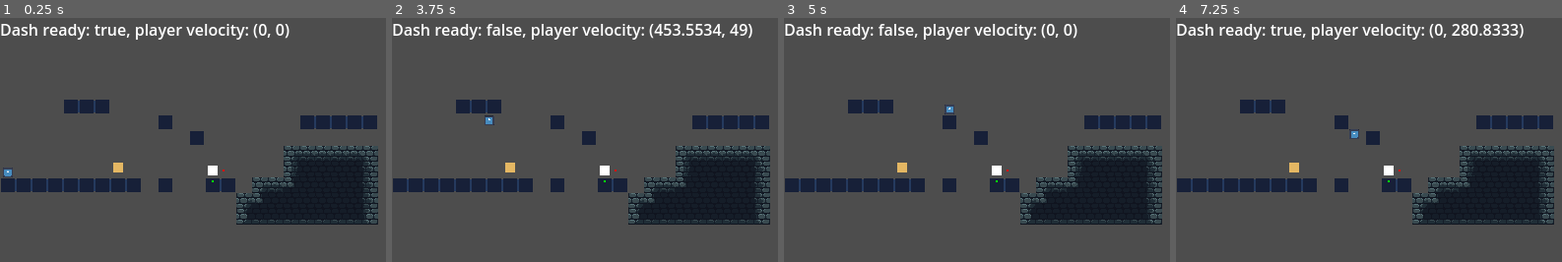
Above: before the commit, frames 1-4 (left to right).
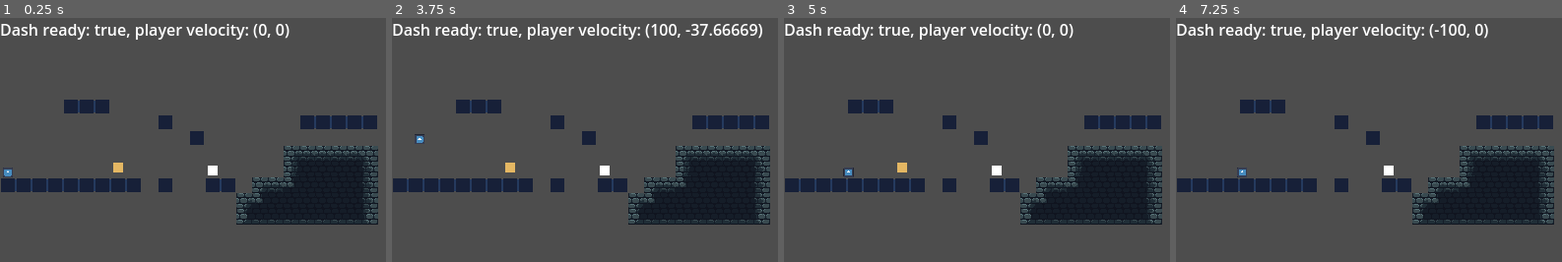
Above: after the commit, the same moments.

Repository: Robocraft999/ScalesToScale
Game: Godot game, scene res://scenes/root.tscn
The game is run twice, just before and just after one commit, with the same random seed, the same clock (stepped at 60 frames per second) and the same inputs. The engine's default icon, where the game draws it, is replaced by a stand-in: a white triangle on a blue panel in a dark square.
Inputs (mouse positions are in pixels of both pictures, inside the frame that each line leads up to):
- Up to frame 1 (0.25 s): no input
- Up to frame 2 (3.75 s): tap Enter at 0.5, 2.75 s; move the mouse to (outside the picture) at 0.52 s; press the mouse at (outside the picture) at 0.53 s; hold D (move_right) 0.53-1.25 s; tap Space (jump) at 0.77, 2, 3.5 s; tap Mouse wheel down (mouse_wheel_down, bound only after the co… at 0.8 s; release the mouse at (outside the picture) at 1.25 s; drag from (581, 213) to (outside the picture) at 1.27 s; move the mouse to (770, 118) at 2.02 s; press the mouse at (770, 118) at 2.03 s; hold A (move_left) 2.03-2.75 s; tap Mouse wheel up (mouse_wheel_up, bound only after the commit) at 2.1 s; release the mouse at (770, 118) at 2.75 s; drag from (outside the picture) to (519, 142) at 2.77 s; move the mouse to (outside the picture) at 3.52 s; hold D (move_right) from 3.53 s (still down); hold Shift (dash, bound only before the commit) from 3.53 s (still down); click (outside the picture) at 3.67 s
- Up to frame 3 (5 s): tap Space (jump) at 3.77 s; tap Mouse wheel up (mouse_wheel_up, bound only after the commit) at 3.8 s; release D (move_right) at 4.25 s; release Shift (dash, bound only before the commit) at 4.25 s; drag from (911, 142) to (1004, 105) at 4.27 s
- Up to frame 4 (7.25 s): tap Enter at 5 s; move the mouse to (1523, 196) at 5.02 s; hold D (move_right) 5.03-5.75 s; tap Mouse wheel down (mouse_wheel_down, bound only after the co… at 5.1 s; click (1523, 196) at 5.17 s; drag from (1396, 105) to (1365, 213) at 5.77 s; tap Space (jump) at 6.5, 6.77 s; move the mouse to (outside the picture) at 6.52 s; press the mouse at (outside the picture) at 6.53 s; hold A (move_left) from 6.53 s (still down); tap O at 6.6 s

The runs differ from the first frame. In frame 1, less than 0.1% of the frame differs, in the area x 54-59%, y 62-68%; in frame 2, 2.2%, in the area x 5-96%, y 2-68%; in frame 3, 1.6%; in frame 4, 0.9%.

Commit message:
simplified scaler to use mouse wheel

Diff:
--- a/project.godot
+++ b/project.godot
@@ -56,6 +56,21 @@
 }
 dash={
 "deadzone": 0.5,
+"events": [Object(InputEventKey,"resource_local_to_scene":false,"resource_name":"","device":-1,"window_id":0,"alt_pressed":false,"shift_pressed":false,"ctrl_pressed":false,"meta_pressed":false,"pressed":false,"keycode":0,"physical_keycode":88,"key_label":0,"unicode":120,"location":0,"echo":false,"script":null)
+]
+}
+mouse_wheel_up={
+"deadzone": 0.5,
+"events": [Object(InputEventMouseButton,"resource_local_to_scene":false,"resource_name":"","device":-1,"window_id":0,"alt_pressed":false,"shift_pressed":false,"ctrl_pressed":false,"meta_pressed":false,"button_mask":8,"position":Vector2(85, 6),"global_position":Vector2(94, 52),"factor":1.0,"button_index":4,"canceled":false,"pressed":true,"double_click":false,"script":null)
+]
+}
+mouse_wheel_down={
+"deadzone": 0.5,
+"events": [Object(InputEventMouseButton,"resource_local_to_scene":false,"resource_name":"","device":-1,"window_id":0,"alt_pressed":false,"shift_pressed":false,"ctrl_pressed":false,"meta_pressed":false,"button_mask":16,"position":Vector2(147, 20),"global_position":Vector2(156, 66),"factor":1.0,"button_index":5,"canceled":false,"pressed":true,"double_click":false,"script":null)
+]
+}
+scale_toggle={
+"deadzone": 0.5,
 "events": [Object(InputEventKey,"resource_local_to_scene":false,"resource_name":"","device":-1,"window_id":0,"alt_press …(195 unchanged characters)…
 ]
 }
--- a/scenes/objects/scaler.tscn
+++ b/scenes/objects/scaler.tscn
@@ -5,26 +5,6 @@
 [node name="Scaler" type="Node2D"]
 script = ExtResource("1_kxixm")
 
-[node name="xLine" type="Line2D" parent="."]
-points = PackedVector2Array(0, 0, 10, 0)
-width = 0.2
-default_color = Color(1, 0, 0, 1)
+[node name="xArrow" type="Sprite2D" parent="."]
 
-[node name="xRect" type="ColorRect" parent="."]
-offset_left = 9.0
-offset_top = -1.0
-offset_right = 11.0
-offset_bottom = 1.0
-color = Color(1, 0, 0, 1)
-
-[node name="yLine" type="Line2D" parent="."]
-points = PackedVector2Array(0, 0, 0, 10)
-width = 0.2
-default_color = Color(0, 1, 0, 1)
-
-[node name="yRect" type="ColorRect" parent="."]
-offset_left = -1.0
-offset_top = 9.0
-offset_right = 1.0
-offset_bottom = 11.0
-color = Color(0, 1, 0, 1)
+[node name="yArrow" type="Sprite2D" parent="."]
--- a/scenes/test.tscn
+++ b/scenes/test.tscn
@@ -47,6 +47,7 @@
 
 [node name="StaticBody2D" type="StaticBody2D" parent="."]
 position = Vector2(216, 155)
+input_pickable = true
 metadata/_edit_group_ = true
 
 [node name="CollisionShape2D" type="CollisionShape2D" parent="StaticBody2D"]
--- a/scripts/scaler.gd
+++ b/scripts/scaler.gd
@@ -1,52 +1,37 @@
 extends Node2D
 
-var draggingX := false
-var draggingY := false
+var editing := false
 
-const MAX_OFFSET = 15
-const MIN_OFFSET = 10
+const STEP = 0.25
+const MAX_SCALE = 3
 
-const MAX_SCALE = 2
+var offset := Vector2.ZERO
 
-var scaler_offset := Vector2(MIN_OFFSET,MIN_OFFSET)
-var item_offset := scaler_offset
-
-@onready var xRect = $xRect
-@onready var yRect = $yRect
-@onready var parent: Node2D = $".."
+@onready var parent: CollisionObject2D = $".."
 
 # Called when the node enters the scene tree for the first time.
 func _ready() -> void:
-	xRect.mouse_entered.connect(func(): draggingX = true)
-	yRect.mouse_entered.connect(func(): draggingY = true)
+	parent.mouse_entered.connect(func(): editing = true)
+	parent.mouse_exited.connect(func(): editing = false)
 
 
 # Called every frame. 'delta' is the elapsed time since the previous frame.
 func _process(delta: float) -> void:
-	if draggingX:
-		if Input.is_action_pressed("mouse_left"):
-			var requested_offset = get_global_mouse_position() - global_position
-			scaler_offset.x = clamp(requested_offset.x, MIN_OFFSET, MAX_OFFSET)
-			item_offset.x = scaler_offset.x
-		else:
-			draggingX = false
-	else:
-		scaler_offset.x = MIN_OFFSET
+	var toggled = Input.is_action_pressed("scale_toggle")
+	if editing:
+		if Input.is_action_just_released("mouse_wheel_up"):
+			if toggled:
+				offset.y += STEP
+			else:
+				offset.x += STEP
+		elif Input.is_action_just_released("mouse_wheel_down"):
+			if toggled:
+				offset.y -= STEP
+			else:
+				offset.x -= STEP
+		offset.x = clamp(offset.x, 0, 1)
+		offset.y = clamp(offset.y, 0, 1)
 
-	if draggingY:
-		if Input.is_action_pressed("mouse_left"):
-			var requested_offset = get_global_mouse_position() - global_position
-			scaler_offset.y = clamp(requested_offset.y, MIN_OFFSET, MAX_OFFSET)
-			item_offset.y = scaler_offset.y
-		else:
-			draggingY = false
-	else:
-		scaler_offset.y = MIN_OFFSET
-
-	xRect.position.x = scaler_offset.x
-	$xLine.points[1].x = scaler_offset.x
-	yRect.position.y = scaler_offset.y
-	$yLine.points[1].y = scaler_offset.y
-	parent.scale.x = lerp(1, MAX_SCALE, (item_offset.x-MIN_OFFSET) / (MAX_OFFSET-MIN_OFFSET))
-	parent.scale.y = lerp(1, MAX_SCALE, (item_offset.y-MIN_OFFSET) / (MAX_OFFSET-MIN_OFFSET))
+	parent.scale.x = lerp(1, MAX_SCALE, offset.x)
+	parent.scale.y = lerp(1, MAX_SCALE, offset.y)
 	global_scale = Vector2.ONE
